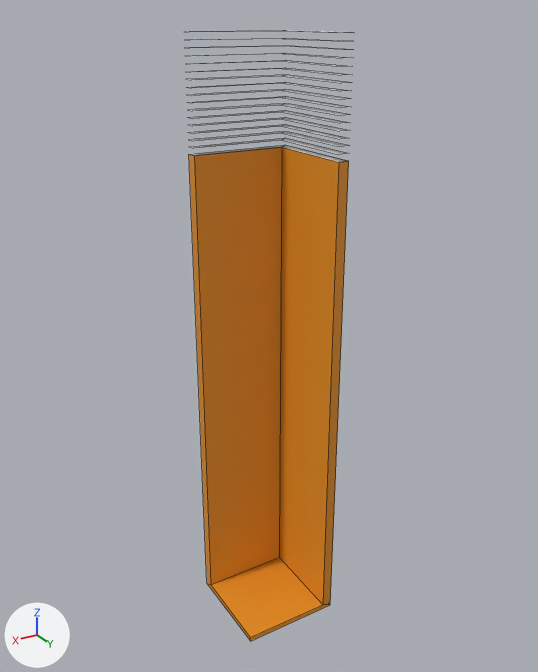
A saved change to the Blender file scenes/lvl_0/saves/part_1x1_floor_hole.blend.
Before and after are seen from a camera (50 mm lens) standing at (3.32, 5.58, 1.12) and looking at (-0.06, -0.06, -1.7). Arrows for +X, +Y and +Z are at lower left; the lights stay in place. The first picture is the older version. Mesh edges are drawn as thin lines.

The older version as bpy lines, for what is in view:
```python
me_cube = bpy.data.meshes.new('Cube')
me_cube.from_pydata(...)  # 14 vertices, 12 faces; spans x -0.5..0.5, y -0.5..0.5, z -4.78..0.0
me_cube.materials.append(mat_lvl_0_floor)  # orange #e79221
me_cube_001 = bpy.data.meshes.new('Cube.001')
me_cube_001.from_pydata(...)  # 102 vertices, 34 faces; spans x -0.5..0.5, y -0.5..0.5, z 0.001..0.997
me_cube_001.materials.append(mat_lvl_0_carpet_fur)  # white #e7e7e7
ob_base = bpy.data.objects.new('base', me_cube)
ob_base.location = (0.0, 0.0, 0.0)
ob_fur = bpy.data.objects.new('_fur', me_cube_001)
ob_fur.parent = ob_base
ob_fur.location = (0.0, 0.0, 0.0)
```
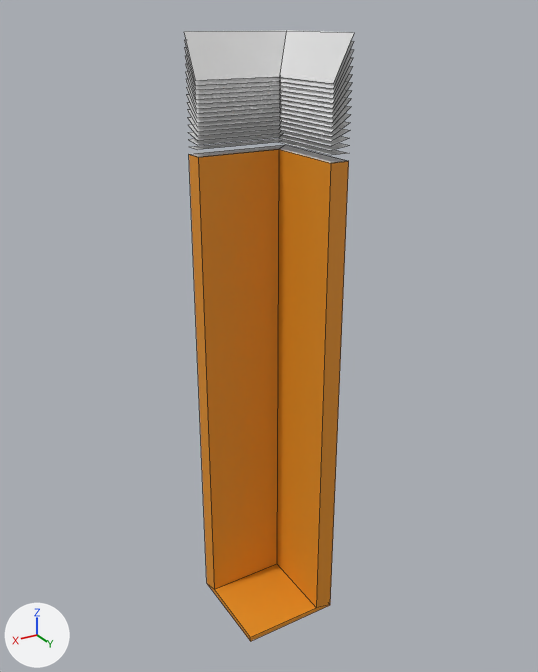
Commit message: holes are bigger now

Where the change shows, as pixel boxes [x1, y1, x2, y2] in the pictures (538 x 672 px):
'base', reshaped
    before: [189, 147, 349, 642]
    after: [189, 149, 349, 642]
'_fur', reshaped
    before: [184, 30, 352, 162]
    after: [184, 30, 354, 163]

The change, as a list of edits to the scene's bpy script:
```text
Change me_cube:
    where me_cube.from_pydata(...)  # 14 vertices, 12 faces; spans x -0.5..0.5, y -0.5..0.5, z -4.78..0.0
    used by ob_base; location = (0.0, 0.0, 0.0)
    me_cube part 1
    me_cube.vertices[4].co: (0.5, -0.4, 0.0) -> (0.5, -0.32, 0.0)  # pixel (194, 155) -> pixel (198, 157)
    me_cube.vertices[5].co: (-0.4, -0.4, 0.0) -> (-0.32, -0.32, 0.0)  # pixel (281, 147) -> pixel (278, 149)
    me_cube.vertices[6].co: (-0.4, 0.5, 0.0) -> (-0.32, 0.5, 0.0)  # pixel (338, 162) -> pixel (330, 163)
    me_cube.vertices[9].co: (0.5, -0.4, -4.73) -> (0.5, -0.32, -4.73)  # pixel (210, 584) -> pixel (214, 589)
    me_cube.vertices[11].co: (-0.4, -0.4, -4.73) -> (-0.32, -0.32, -4.73)  # pixel (279, 557) -> pixel (276, 563)
    me_cube.vertices[13].co: (-0.4, 0.5, -4.73) -> (-0.32, 0.5, -4.73)  # pixel (322, 604) -> pixel (316, 607)
Change me_cube_001:
    where me_cube_001.from_pydata(...)  # 102 vertices, 34 faces; spans x -0.5..0.5, y -0.5..0.5, z 0.001..0.997
    used by ob_fur; parent = ob_base; location = (0.0, 0.0, 0.0)
    me_cube_001 part 2: 51 of 102 vertices moved; they spanned x -0.395..0.5, y -0.395..0.5, z 0.001..0.997 and now span x -0.315..0.5, y -0.315..0.5, z 0.001..0.623; mean shift (0.053, 0.053, -0.176); largest move (-0.395, -0.395, 0.997) -> (-0.315, -0.315, 0.623)
```
